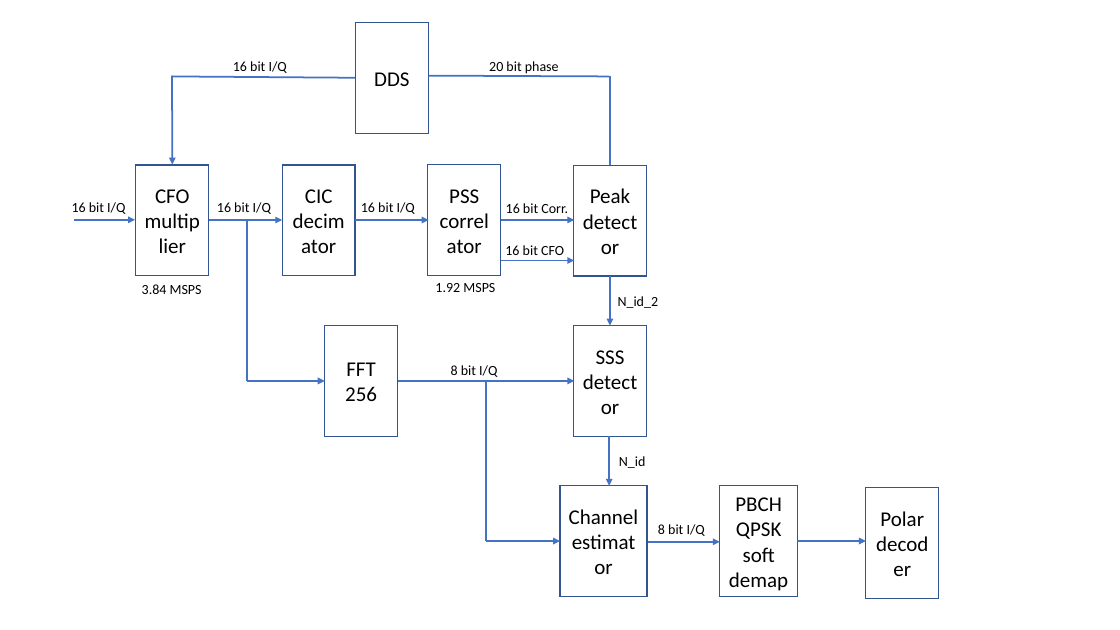
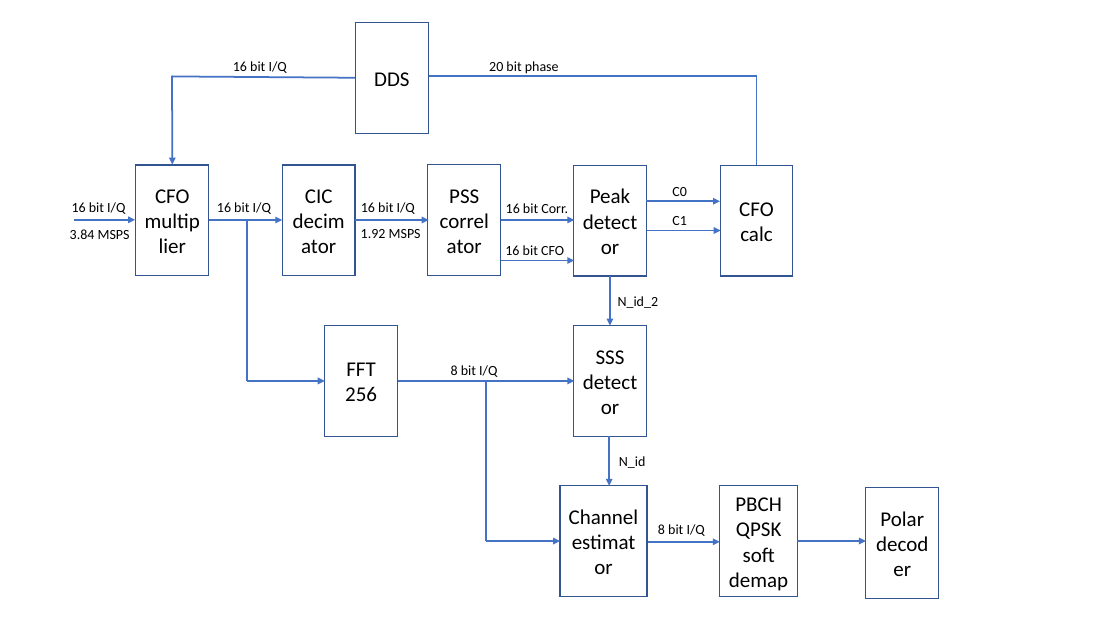
Before and after one commit to catkira/open5G_phy, a slide deck: slide 1 of doc/overview.pptx. Drawn at 1120x630 pixels with LibreOffice and Linux fonts; fonts in the diff are those of the drawing. Boxes give left, top, right and bottom in pixels: in the first picture for what was removed or moved away, otherwise in the second. Text is boxed around its words. In the diff, an @@ line names an element or a change of style, - is before the commit and + after.

Commit message:
- update overview diagram - fix CFO_calc test

```diff
--- a/doc/overview.pptx
+++ b/doc/overview.pptx
@@ line moved from (429, 76) - (609, 76) to (429, 76) - (757, 76) @@
@@ line moved from (610, 166) - (610, 76) to (757, 165) - (757, 75) @@
@@ rectangle added at [720,166,793,276], fill #FFFFFF, outline #325491 1 pt, 18 pt, text #000000 @@
+CFO calc
@@ arrow added from (647, 202) to (720, 202), #4472C4 1.5 pt @@
@@ text added at [672,187,687,201], 12 pt, text #000000 @@
+C0
@@ text "3.84 MSPS": place and size @@
-text "3.84 MSPS" at [142,284,202,294]
+text "3.84 MSPS" at [70,229,130,239]
@@ text "1.92 MSPS": place and size @@
-text "1.92 MSPS" at [435,283,495,292]
+text "1.92 MSPS" at [361,229,421,238]
@@ arrow added from (647, 230) to (721, 230), #4472C4 1.5 pt @@
@@ text added at [672,216,687,225], 12 pt, text #000000 @@
+C1
```
Also in this commit, not shown: 2 other files.
